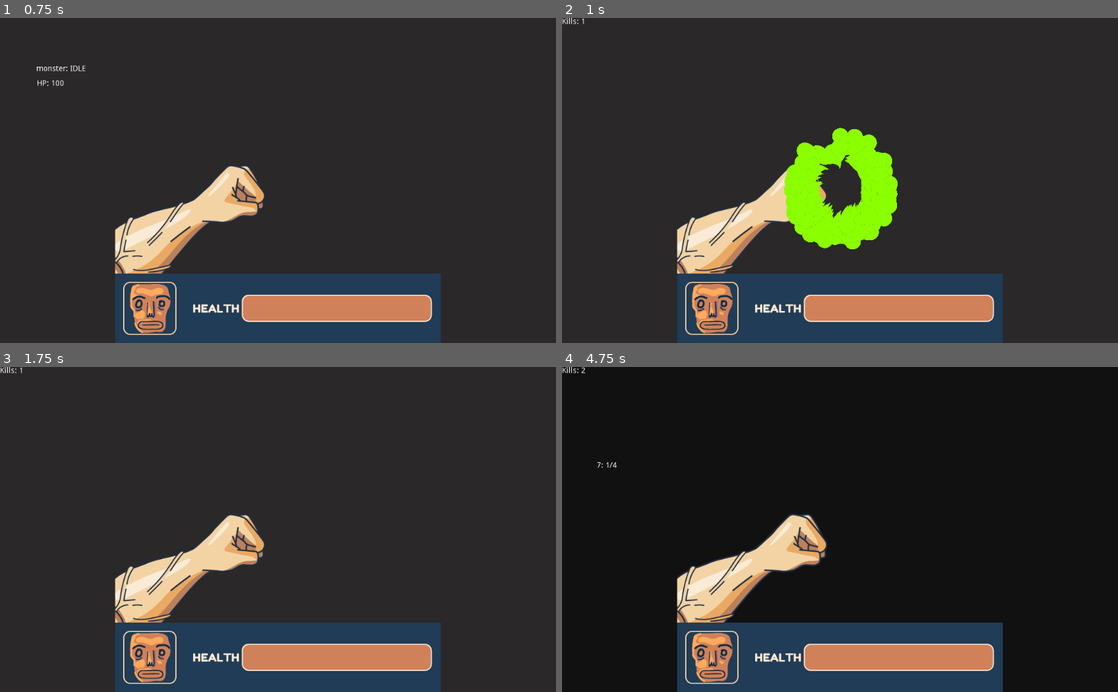
Above: before the commit, frames 1-4 (two rows, left to right).
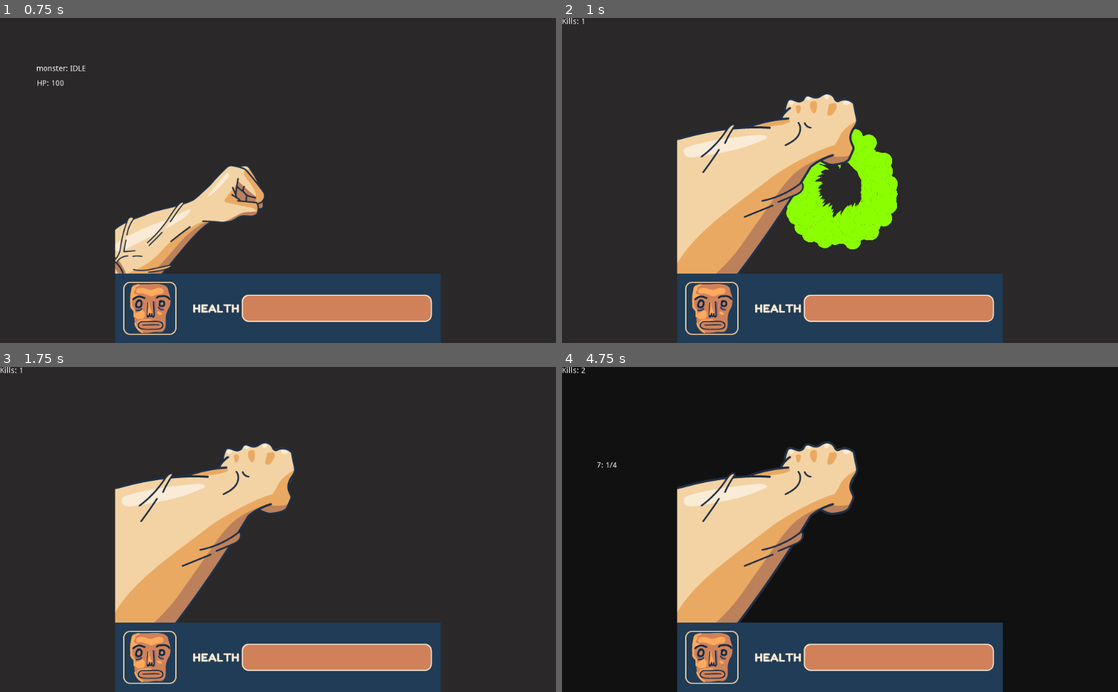
Above: after the commit, the same moments.

Repository: blackmambastudio/mocho
Game: Godot game, scene res://Game.tscn
Same seed, same stepped clock (60 frames per second), same inputs: the game is played once before the commit and once after it.
Inputs (mouse positions are in pixels of both pictures, inside the frame that each line leads up to):
- Up to frame 1 (0.75 s): tap Enter at 0.5 s; click (278, 180) at 0.67 s
- Up to frame 2 (1 s): no input
- Up to frame 3 (1.75 s): move the mouse to (166, 545) at 1.27 s; click (166, 545) at 1.42 s
- Up to frame 4 (4.75 s): move the mouse to (895, 458) at 2.02 s; click (895, 458) at 2.17 s; move the mouse to (812, 594) at 2.77 s; click (812, 594) at 2.92 s; move the mouse to (1006, 578) at 3.52 s; click (1006, 578) at 3.67 s; move the mouse to (673, 480) at 4.27 s; click (673, 480) at 4.42 s

Frame 1 is identical in both runs. In frame 2, 10% of the frame differs, in the area x 20-54%, y 22-79%; in frame 3, 11%; in frame 4, 11%.

Commit message:
Added feedback animations for on-hit and on-hit-while-blocked.

Diff:
--- a/Fighter.gd
+++ b/Fighter.gd
@@ -27,6 +27,8 @@
 
 var time_transition = 0
 var block_released = false
+var damaged = false
+var parried = false
 
 func hit():
 	if self.current_status != STATUS.IDLE: return
@@ -93,9 +95,12 @@
 				self.release()
 
 func get_damage(damage):
+	damaged = false
+	parried = false
 	if self.current_status == STATUS.BLOCK:
 		damage = damage*0.1
 		if self.block_released:
+			parried = true
 			print('parry!!!!!')
 
 	if self.current_status == STATUS.TO_DODGE:
@@ -104,6 +109,7 @@
 		return
 
 	self.hp -= damage
+	damaged = true
 	$HP.text = 'HP: ' + str(self.hp)
 	if self.hp <= 0:
 		print('dead!!!')
--- a/Mocho.gd
+++ b/Mocho.gd
@@ -1,15 +1,25 @@
 extends "res://Fighter.gd"
 
 func set_status(status):
-	.set_status(status)
 	match self.current_status:
+		STATUS.RELEASE, STATUS.STUNNED:
+			$Sprite.set_frame(0)
+		STATUS.TO_HIT:
+			$Sprite.set_frame(3)
 		STATUS.HIT:
-			$Sprite.set_frame(2)
-		STATUS.RELEASE:
-			$Sprite.set_frame(0)
+			$Sprite.set_frame(4)
 		STATUS.BLOCK:
 			$Sprite.set_frame(1)
-		STATUS.STUNNED:
-			pass
+		STATUS.TO_BLOCK:
+			$Sprite.set_frame(2)
 		STATUS.DODGE:
 			pass
+	.set_status(status)
+
+func get_damage(damage):
+	.get_damage(damage)
+	if self.damaged:
+		if not self.current_status == STATUS.BLOCK:
+			$AnimationPlayer.play("GetHit", -1, 2.0)
+		else:
+			$AnimationPlayer.play("BlockHit", -1, 1.3)
--- a/Mocho.tscn
+++ b/Mocho.tscn
@@ -1,11 +1,68 @@
-[gd_scene load_steps=5 format=2]
+[gd_scene load_steps=8 format=2]
 
 [ext_resource path="res://Fighter.tscn" type="PackedScene" id=1]
 [ext_resource path="res://Mocho.gd" type="Script" id=2]
 [ext_resource path="res://Assets/arm.png" type="Texture" id=3]
+[ext_resource path="res://Assets/arm_mask.png" type="Texture" id=4]
+
+[sub_resource type="CanvasItemMaterial" id=2]
+light_mode = 2
+
+[sub_resource type="Animation" id=3]
+resource_name = "BlockHit"
+length = 0.3
+tracks/0/type = "value"
+tracks/0/path = NodePath("Sprite:position")
+tracks/0/interp = 1
+tracks/0/loop_wrap = true
+tracks/0/imported = false
+tracks/0/enabled = true
+tracks/0/keys = {
+"times": PoolRealArray( 0, 0.1, 0.2, 0.3 ),
+"transitions": PoolRealArray( 1, 1, 1, 1 ),
+"update": 0,
+"values": [ Vector2( 0, 0 ), Vector2( 0, 10 ), Vector2( -10, 10 ), Vector2( 0, 0 ) ]
+}
+tracks/1/type = "value"
+tracks/1/path = NodePath("ColorRect:self_modulate")
+tracks/1/interp = 1
+tracks/1/loop_wrap = true
+tracks/1/imported = false
+tracks/1/enabled = true
+tracks/1/keys = {
+"times": PoolRealArray( 0, 0.2, 0.3 ),
+"transitions": PoolRealArray( 1, 1, 1 ),
+"update": 0,
+"values": [ Color( 1, 1, 1, 0 ), Color( 1, 1, 1, 0.0823529 ), Color( 1, 1, 1, 0 ) ]
+}
 
 [sub_resource type="Animation" id=1]
 resource_name = "GetHit"
+length = 0.6
+tracks/0/type = "value"
+tracks/0/path = NodePath("Sprite:position")
+tracks/0/interp = 1
+tracks/0/loop_wrap = true
+tracks/0/imported = false
+tracks/0/enabled = true
+tracks/0/keys = {
+"times": PoolRealArray( 0, 0.1, 0.2, 0.3, 0.4, 0.5, 0.6 ),
+"transitions": PoolRealArray( 1, 1, 1, 1, 1, 1, 1 ),
+"update": 0,
+"values": [ Vector2( 0, 0 ), Vector2( -10, 0 ), Vector2( -10, 10 ), Vector2( -10, 0 ), Vector2( -20, 0 ), Vector2( 0, 10 ), Vector2( 0, 0 ) ]
+}
+tracks/1/type = "value"
+tracks/1/path = NodePath("ColorRect:self_modulate")
+tracks/1/interp = 1
+tracks/1/loop_wrap = true
+tracks/1/imported = false
+tracks/1/enabled = true
+tracks/1/keys = {
+"times": PoolRealArray( 0, 0.2, 0.4 ),
+"transitions": PoolRealArray( 1, 1, 1 ),
+"update": 0,
+"values": [ Color( 1, 1, 1, 0 ), Color( 1, 1, 1, 0.294118 ), Color( 1, 1, 1, 0 ) ]
+}
 
 [node name="Mocho" index="0" instance=ExtResource( 1 )]
 margin_left = 0.0
@@ -22,9 +79,33 @@
 visible = false
 
 [node name="Sprite" type="Sprite" parent="." index="2"]
+light_mask = 2
+material = SubResource( 2 )
+z_index = 2
+z_as_relative = false
 texture = ExtResource( 3 )
 centered = false
-hframes = 3
+hframes = 5
 
-[node name="AnimationPlayer" type="AnimationPlayer" parent="." index="3"]
+[node name="Light2D" type="Light2D" parent="." index="3"]
+texture = ExtResource( 4 )
+offset = Vector2( 300, 236 )
+mode = 2
+range_item_cull_mask = 2
+__meta__ = {
+"_edit_lock_": true
+}
+
+[node name="AnimationPlayer" type="AnimationPlayer" parent="." index="4"]
+anims/BlockHit = SubResource( 3 )
 anims/GetHit = SubResource( 1 )
+
+[node name="ColorRect" type="ColorRect" parent="." index="5"]
+self_modulate = Color( 1, 1, 1, 0 )
+anchor_right = 1.0
+anchor_bottom = 1.0
+mouse_filter = 2
+color = Color( 0.960784, 0.219608, 0.219608, 1 )
+__meta__ = {
+"_edit_lock_": true
+}
--- a/Monster.tscn
+++ b/Monster.tscn
@@ -3,6 +3,6 @@
 [ext_resource path="res://Fighter.tscn" type="PackedScene" id=1]
 [ext_resource path="res://Monster.gd" type="Script" id=2]
 
-[node name="Monster" index="0" instance=ExtResource( 1 )]
+[node name="Monster" instance=ExtResource( 1 )]
 script = ExtResource( 2 )
 id = "monster"
Binary file changed: Assets/arm.png
Binary file added: Assets/arm_mask.png
Not shown, added: Assets/arm_mask.png.import
